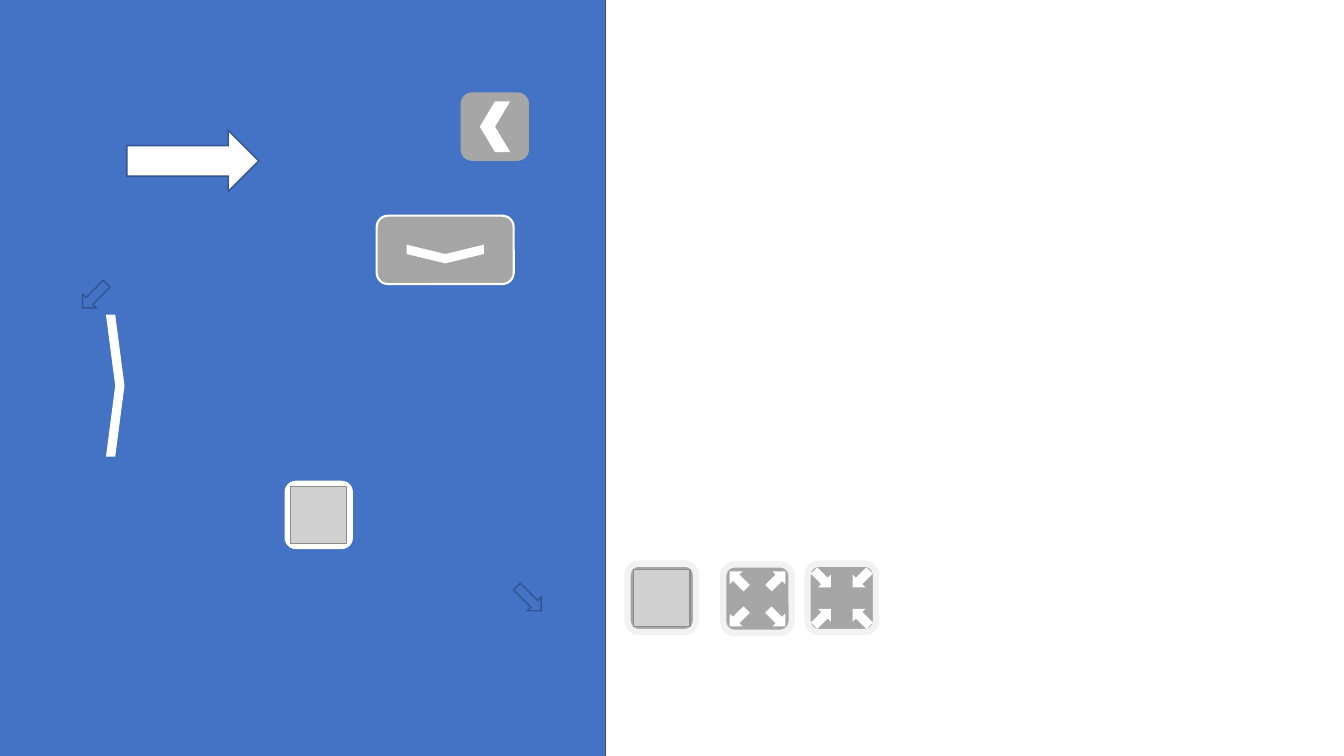
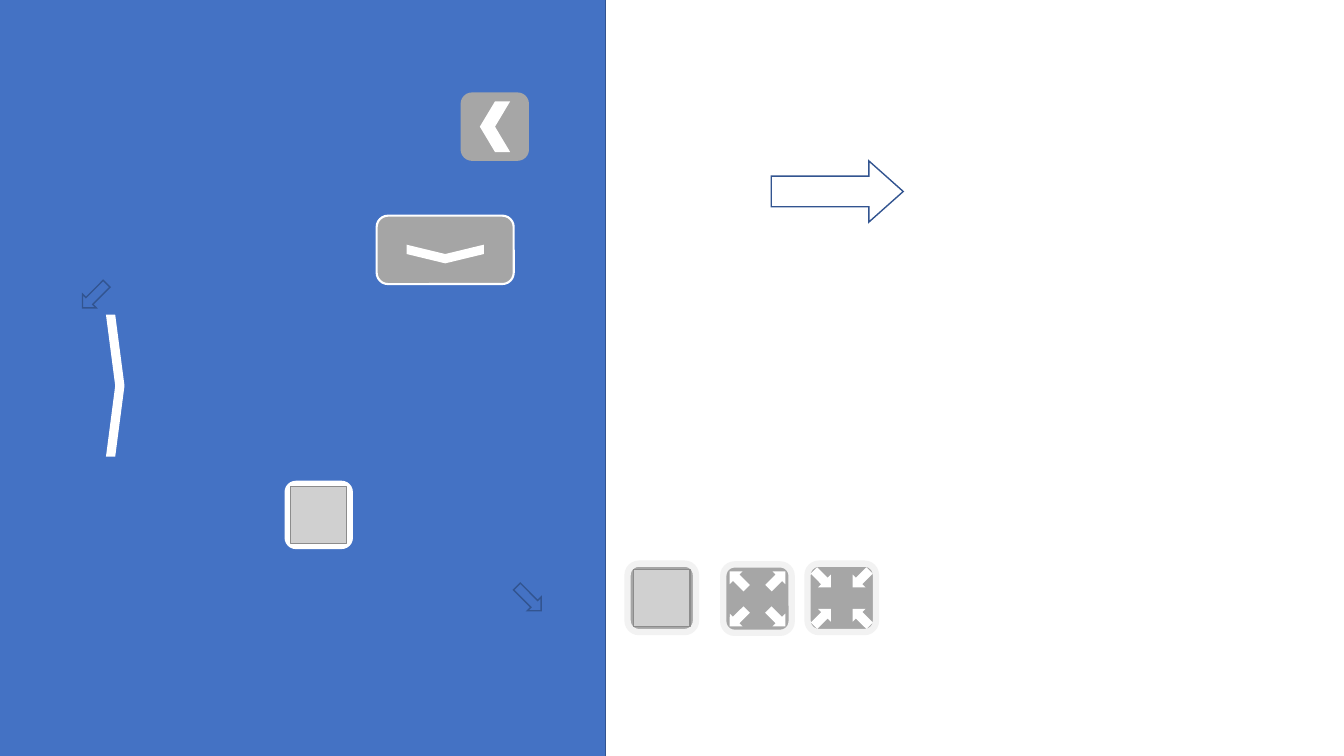
Before and after one commit to dyzsunson/RabbitCatchIt_VR, a slide deck: slide 2 of Document/Rabbit_Tutorial.pptx. Drawn at 1344x756 pixels with LibreOffice and Linux fonts; fonts in the diff are those of the drawing; grey boxes stand for pictures. Boxes give left, top, right and bottom in pixels: in the first picture for what was removed or moved away, otherwise in the second. Text is boxed around its words. In the diff, an @@ line names an element or a change of style, - is before the commit and + after.

```diff
--- a/Document/Rabbit_Tutorial.pptx
+++ b/Document/Rabbit_Tutorial.pptx
@@ right arrow: place and size @@
-right arrow at <box>127,130,259,192</box>
+right arrow at <box>771,161,903,223</box>
@@ right arrow at <box>771,161,903,223</box>: proportions changed @@
```
Also in this commit, not shown: 20 other files.
